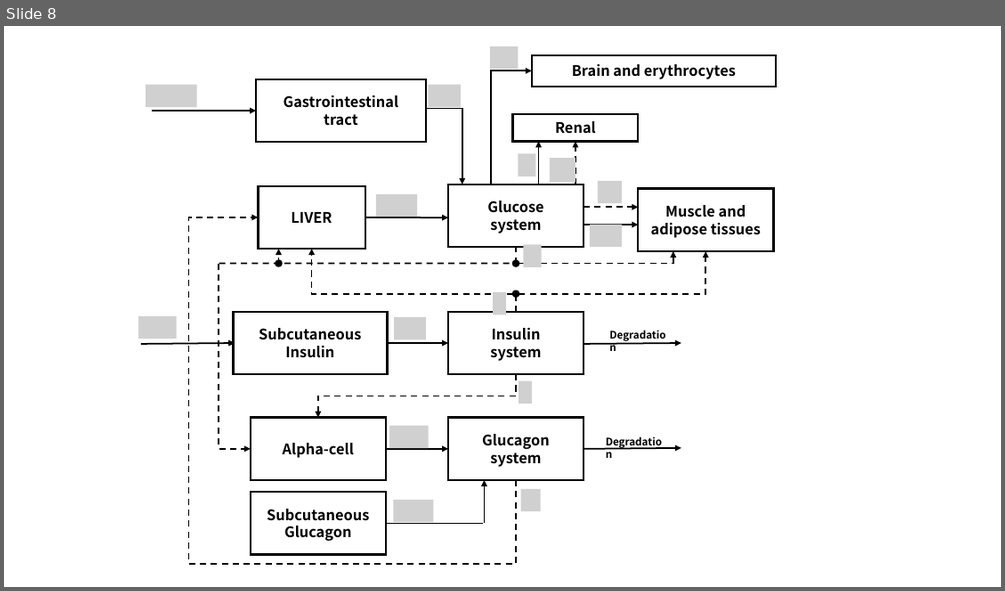
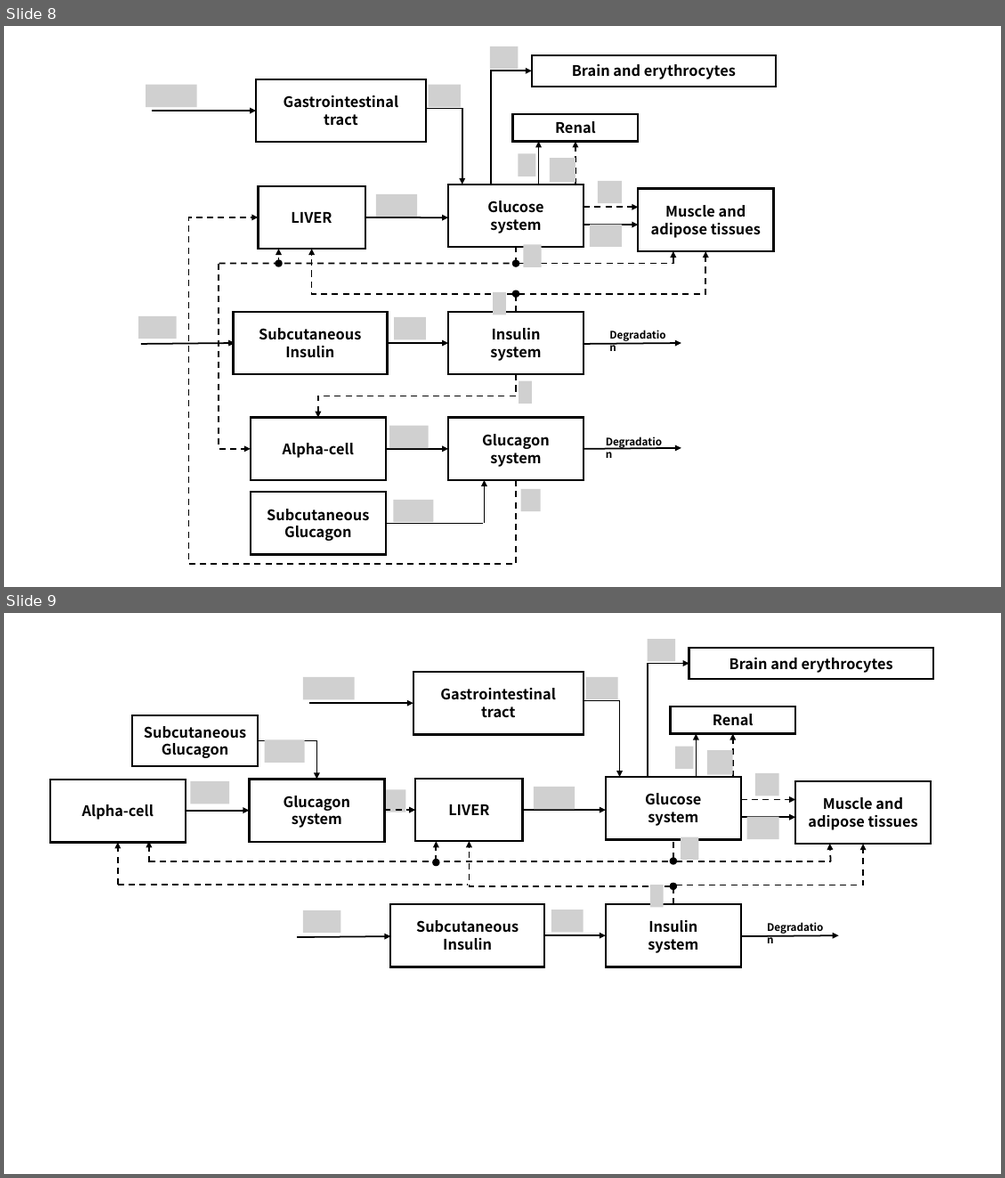
Before and after one commit to res4253/CPHS, a slide deck: fig.pptx. Shown one above the other, each under a label of ours: slide 8 before the commit, slides 8 and 9 after it. The pictures are 1005x591 and 1005x1178 pixels, drawn with LibreOffice and Linux fonts; fonts in the diff are those of the drawing; grey boxes stand for pictures. Boxes give left, top, right and bottom in pixels: in the first picture for what was removed or moved away, otherwise in the second. Text is boxed around its words. In the diff, an @@ line names an element or a change of style, - is before the commit and + after.

```diff
--- a/fig.pptx
+++ b/fig.pptx
@@ slide 9 added at [4,613,1001,1174], background #FFFFFF @@
@@ group added at [50,639,933,966]: 18 arrows, 15 pictures, 11 rectangles, 8 lines, 3 ellipses, 2 elbow arrows, 1 text @@
+Subcutaneous
+Insulin
+Insulin
+system
+Glucose
+system
+Muscle and
+adipose tissues
+LIVER
+Gastrointestinal
+tract
+Renal
+Brain and erythrocytes
+Glucagon
+system
+Alpha-cell
+Subcutaneous
+Glucagon
+Degradation
```
Also in this commit, not shown: 1 slide changed, 3 other slides added, 4 slides removed, 3 other files.
